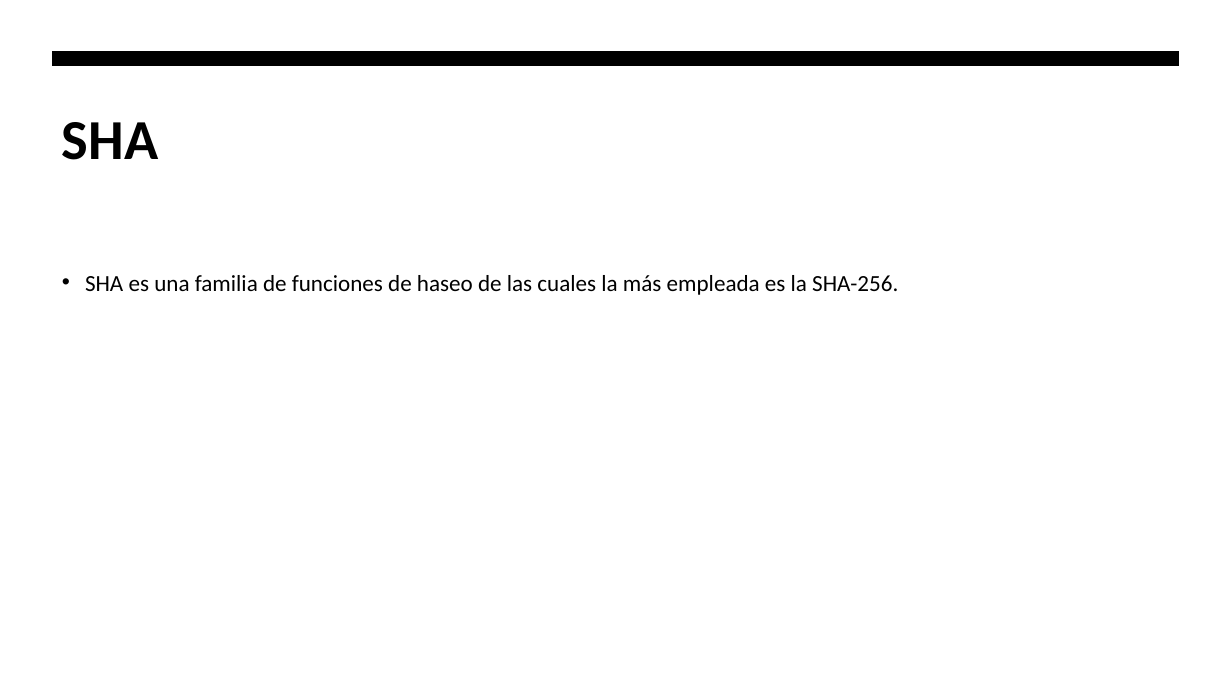
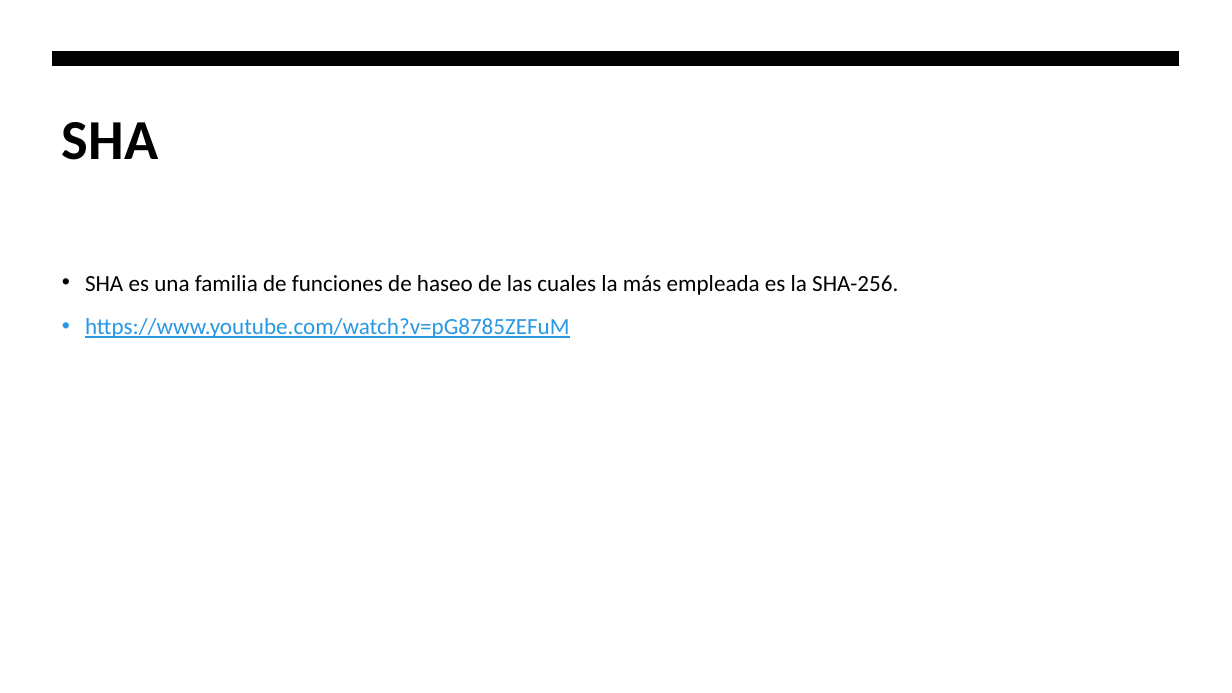
Before and after one commit to hombrefrustrado/criptografia-presentaci-n, a slide deck: slide 41 of criptografía teorica.pptx (slide 38 before the commit). Drawn at 1232x693 pixels with LibreOffice and Linux fonts; fonts in the diff are those of the drawing. Boxes give left, top, right and bottom in pixels: in the first picture for what was removed or moved away, otherwise in the second. Text is boxed around its words. In the diff, an @@ line names an element or a change of style, - is before the commit and + after.

```diff
--- a/criptografía teorica.pptx
+++ b/criptografía teorica.pptx
@@ text at [85, 318, 570, 338]: paragraph added @@
+• https://www.youtube.com/watch?v=pG8785ZEFuM
```
Also in this commit, not shown: 2 other slides changed, 4 slides added, 1 slide removed, 5 other files.
